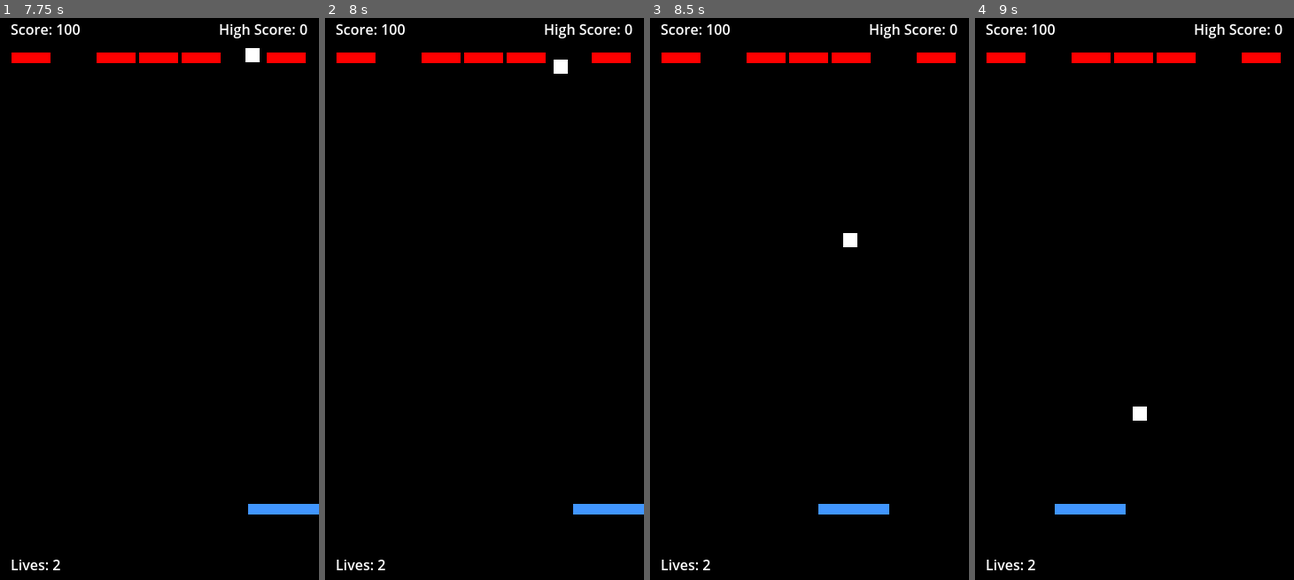
Above: before the commit, frames 1-4 (left to right).
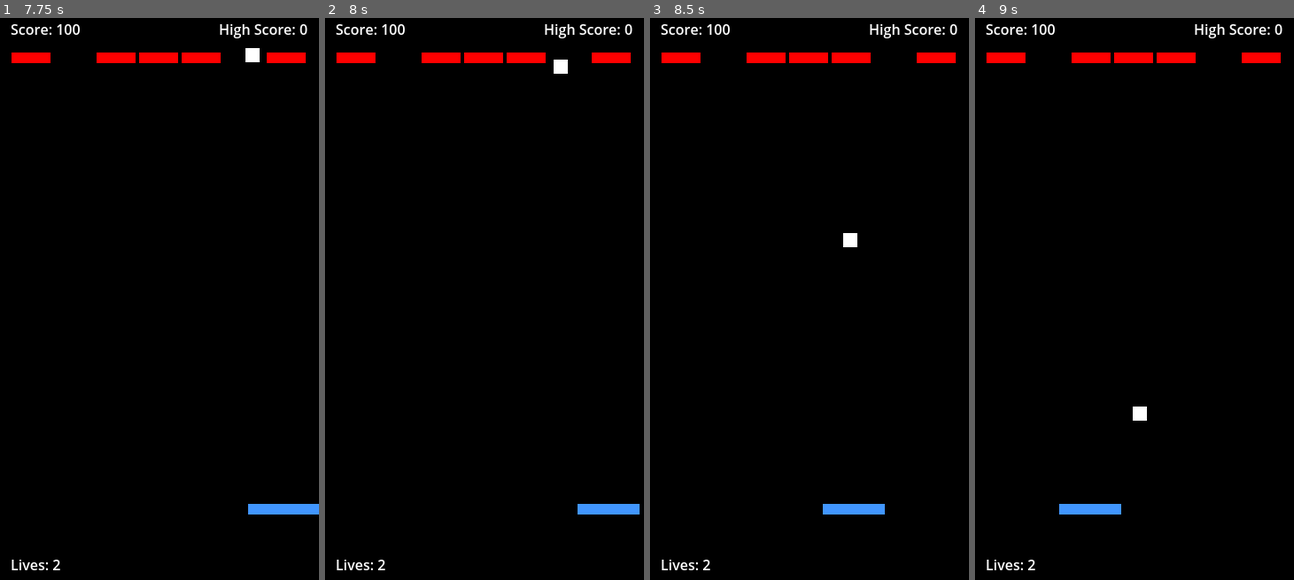
Above: after the commit, the same moments.

Repository: thelastbucuc/20-Games-Challenge-2-Breakout
Game: Godot game, scene res://Scenes/Main/Main.tscn
Same seed, same stepped clock (60 frames per second), same inputs: the game is played once before the commit and once after it.
Inputs:
- Up to frame 1 (7.75 s): tap Enter at 0.5 s; hold D (right) 0.53-2.03 s; tap Space (launch) at 0.6, 1.35, 2.1, 2.85, 3.6, 4.35, 5.1, 5.85, 6.5, 6.6, 7.35 s; hold A (left) 2.03-4.28 s; hold D (right) from 4.28 s (still down)
- Up to frame 2 (8 s): keep holding D (right)
- Up to frame 3 (8.5 s): release D (right) at 8.03 s; hold A (left) from 8.03 s (still down); tap Space (launch) at 8.1 s
- Up to frame 4 (9 s): keep holding A (left); tap Space (launch) at 8.85 s

Frame 1 is identical in both runs. In frame 2, less than 0.1% of the frame differs, in the area x 77-100%, y 86-89%; in frame 3, less than 0.1%; in frame 4, less than 0.1%.

Commit message:
changed ball spawn

Diff:
--- a/Globals/SignalHub.gd
+++ b/Globals/SignalHub.gd
@@ -1,14 +1,14 @@
 extends Node
 
 signal on_point_scored(amount: int)
-signal on_lives_changed(amount: int)
+signal on_ball_missed
 signal on_touched_ceiling
 
 func emit_on_point_scored(amount: int):
 	on_point_scored.emit(amount)
 
-func emit_on_lives_changed(amount: int):
-	on_lives_changed.emit(amount)
+func emit_on_ball_missed():
+	on_ball_missed.emit()
 
 func emit_on_touched_ceiling():
 	on_touched_ceiling.emit()
--- a/Scenes/Ball/Ball.gd
+++ b/Scenes/Ball/Ball.gd
@@ -51,5 +51,5 @@
 
 
 func _on_visible_on_screen_notifier_2d_screen_exited() -> void:
-	SignalHub.emit_on_lives_changed(-1)
+	SignalHub.emit_on_ball_missed()
 	queue_free()
--- a/Scenes/GameUi/GameUi.gd
+++ b/Scenes/GameUi/GameUi.gd
@@ -15,22 +15,25 @@
 
 func _enter_tree() -> void:
 	SignalHub.on_point_scored.connect(on_point_scored)
-	SignalHub.on_lives_changed.connect(on_lives_changed)
+	SignalHub.on_ball_missed.connect(on_ball_missed)
 
 
 # Called when the node enters the scene tree for the first time.
 func _ready() -> void:
 	high_score_label.text = "High Score: " + str(ScoreManager.high_score)
-	on_lives_changed(0)
 
 
-func on_lives_changed(amount: int) -> void:
-	_lives += amount
+
+func generate_ball() -> void:
+	var b = BALL.instantiate()
+	get_parent().call_deferred("add_child", b)
+
+
+func on_ball_missed() -> void:
+	_lives -=1
 	lives_label.text = "Lives: " + str(_lives)
-	if amount < 0:
-		var b = BALL.instantiate()
-		b.global_position = Vector2(179.0, 505.0)
-		add_child(b)
+	if _lives > 0:
+		generate_ball()
 
 
 func on_point_scored(amount: int) -> void:
--- a/Scenes/Paddle/Paddle.gd
+++ b/Scenes/Paddle/Paddle.gd
@@ -6,6 +6,9 @@
 
 const PLAYER_SPEED: float = 200.0
 const GROUP_NAME: String = "paddle"
+
+
+@onready var sprite_2d: Sprite2D = $Sprite2D
 
 
 # Called when the node enters the scene tree for the first time.
@@ -25,4 +28,5 @@
 
 
 func on_touched_ceiling() -> void:
-	print("on_touched_ceiling")
+	if sprite_2d.scale.x > 10:
+		sprite_2d.scale.x -= 10
